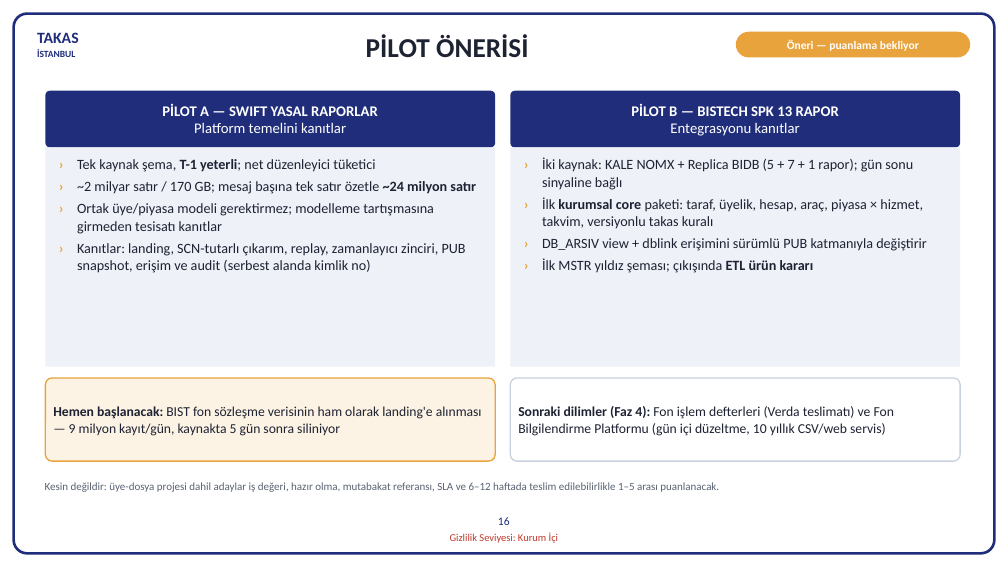
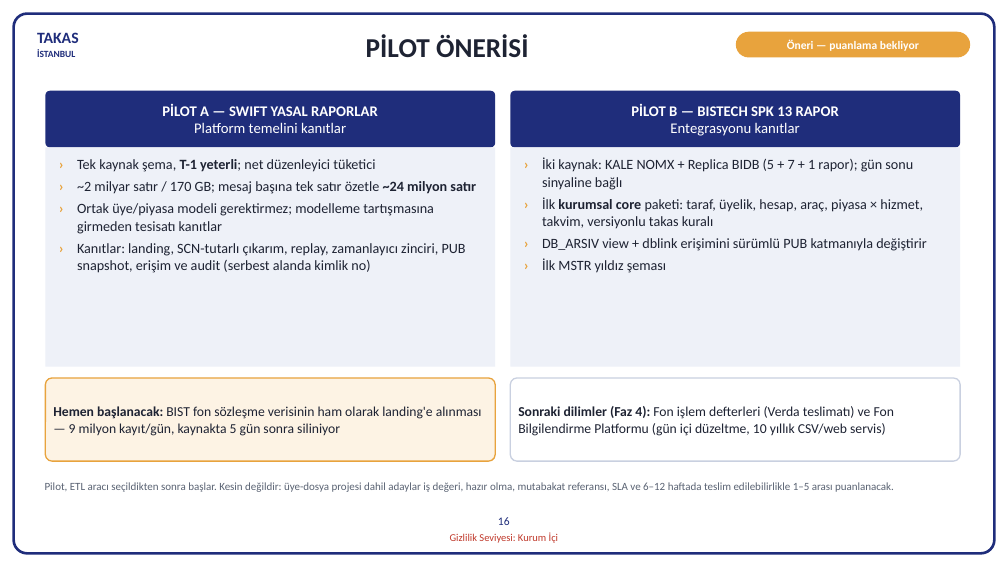
Before and after one commit to hanifidemirel0/Cursor-Projects, a slide deck: slide 16 of outputs/dwh-sunum-kasim-2026/5 - DWHSunum_Kasim2026.pptx. Drawn at 1008x567 pixels with LibreOffice and Linux fonts; fonts in the diff are those of the drawing. Boxes give left, top, right and bottom in pixels: in the first picture for what was removed or moved away, otherwise in the second. Text is boxed around its words. In the diff, an @@ line names an element or a change of style, - is before the commit and + after.

```diff
--- a/outputs/dwh-sunum-kasim-2026/5 - DWHSunum_Kasim2026.pptx
+++ b/outputs/dwh-sunum-kasim-2026/5 - DWHSunum_Kasim2026.pptx
@@ text at bbox=[542, 258, 666, 273]: text changed @@
-› İlk MSTR yıldız şeması; çıkışında ETL ürün kararı
+› İlk MSTR yıldız şeması
@@ text at bbox=[45, 482, 894, 492]: text changed @@
-Kesin değildir: üye-dosya projesi dahil adaylar iş değeri, hazır olma, mutabakat referansı, SLA ve 6–12 haftada teslim edilebilirlikle 1–5 arası puanlanacak.
+Pilot, ETL aracı seçildikten sonra başlar. Kesin değildir: üye-dosya projesi dahil adaylar iş değeri, hazır olma, mutabakat referansı, SLA ve 6–12 haftada teslim edilebilirlikle 1–5 arası puanlanacak.
```
Also in this commit, not shown: 5 other slides changed, 5 other files.
